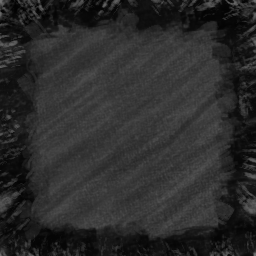
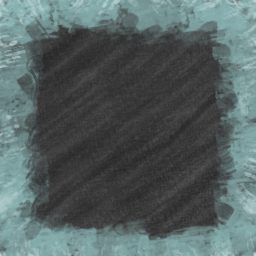
The second 256×256 image is a revision of the first. Changes to its layers:
added group "Group 2" with 40 layers above "Texture" over 0, 0, 256, 256
added layer "Paint Layer 1" (screen) in group "Group 2" over 0, 0, 256, 256
moved "Full" into group "Group 2" over 0, 0, 256, 256
painted on "Full Shine" (13th of 13, in "Group 2" › "Full") over 0, 0, 256, 256
painted on "Full Border" (13th of 13, in "Group 2" › "Full") over 0, 0, 256, 256
painted on "Texture" over 0, 0, 256, 256
painted on "Background" over 0, 0, 256, 256
painted on "Constraint" over 0, 0, 256, 256
